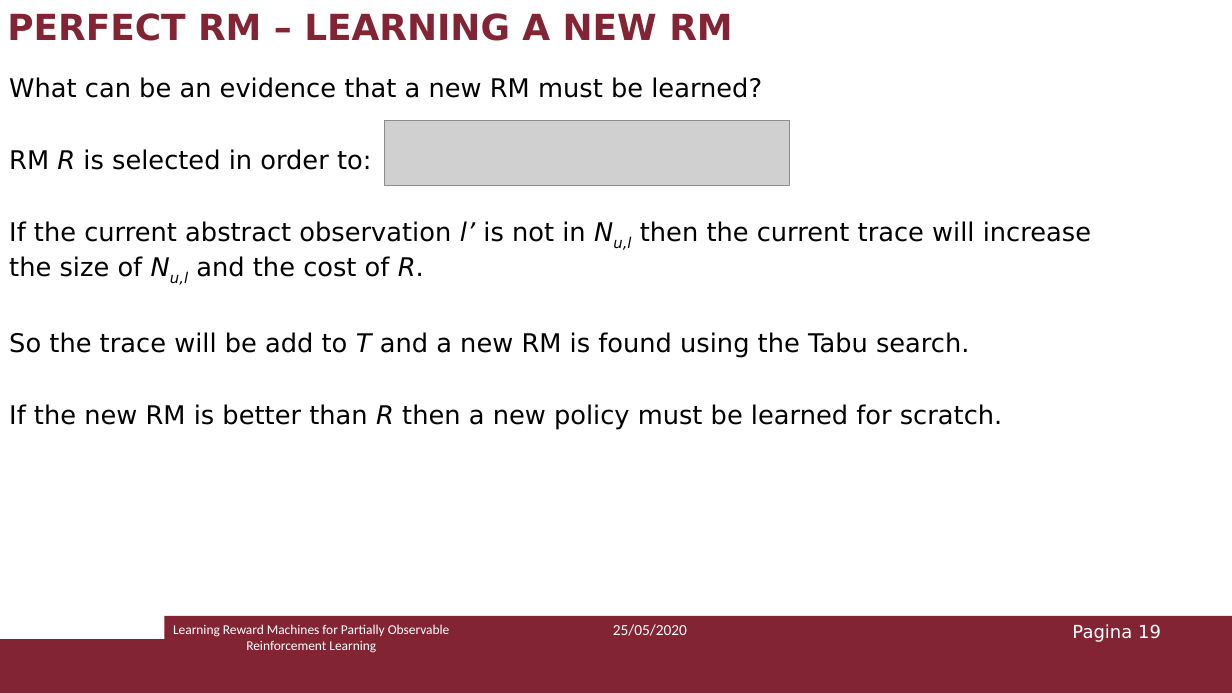
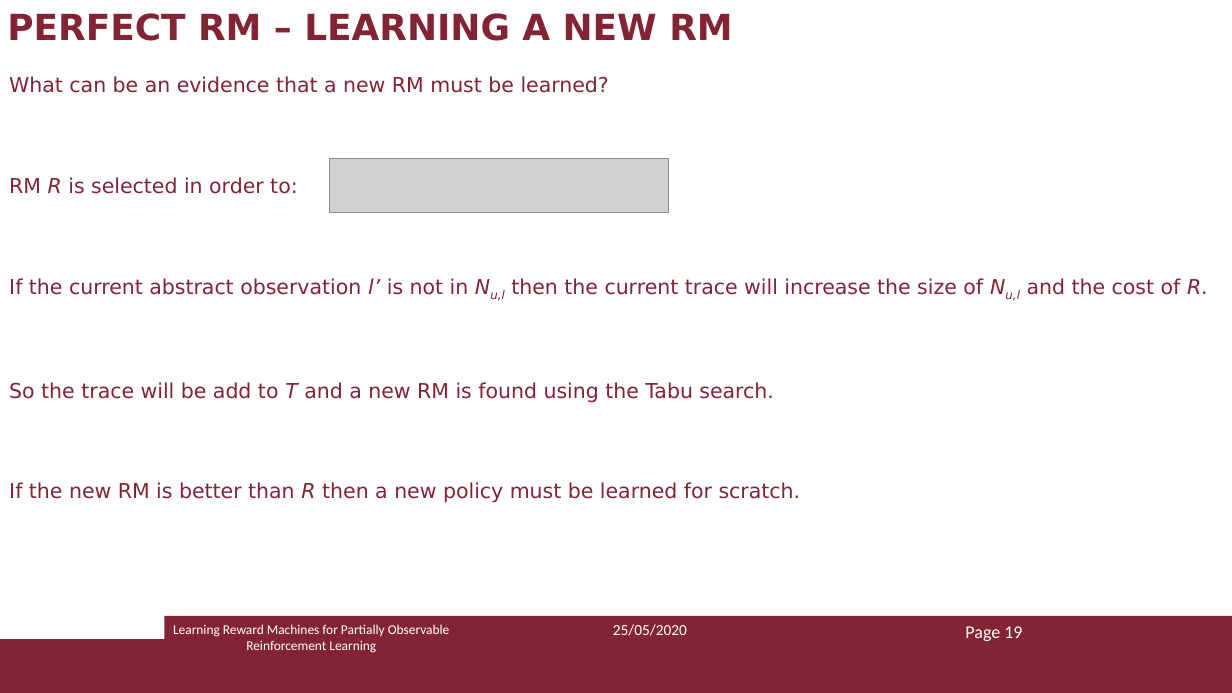
Before and after one commit to Marvet94/reasoning_agents_project_2020, a slide deck: slide 19 of ra_presentazione.pptx. Drawn at 1232x693 pixels with LibreOffice and Linux fonts; fonts in the diff are those of the drawing; grey boxes stand for pictures. Boxes give left, top, right and bottom in pixels: in the first picture for what was removed or moved away, otherwise in the second. Text is boxed around its words. In the diff, an @@ line names an element or a change of style, - is before the commit and + after.

```diff
--- a/ra_presentazione.pptx
+++ b/ra_presentazione.pptx
@@ text "What can be an evidence ..." at [9,76,1208,503]: size 20 to 16 pt, text colour #000000 to #822433 @@
@@ picture: place and size @@
-picture at [384,120,789,185]
+picture at [329,158,668,213]
@@ text at [965,626,1022,641]: text changed; font DejaVu Sans to Calibri @@
-Pagina 19
+Page 19
```
Also in this commit, not shown: 23 other slides changed, 1 other file.
